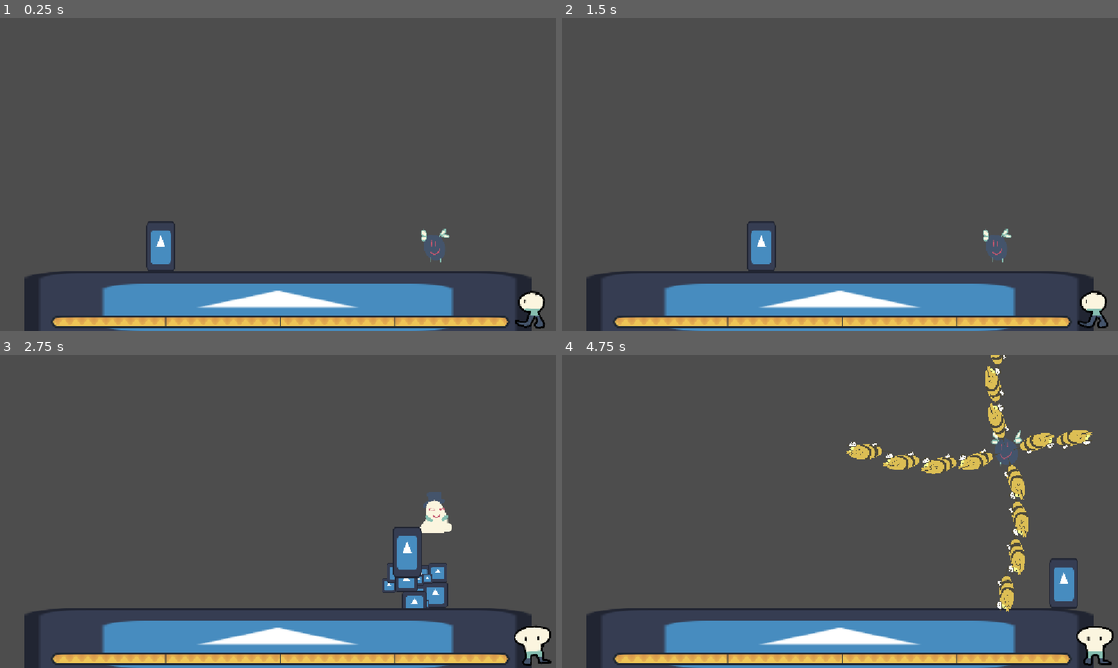
Above: before the commit, frames 1-4 (two rows, left to right).
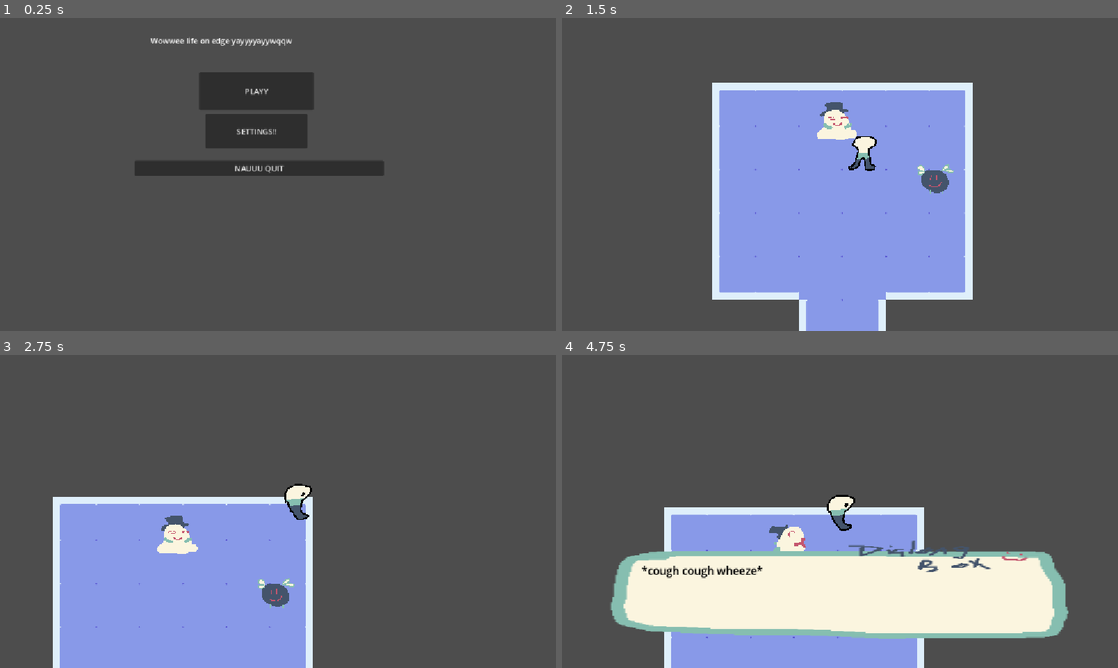
Above: after the commit, the same moments.

Repository: ShockedEmoji/whos-up-grandma
Game: Godot game, scene res://scenes/root.tscn
The game is run twice, just before and just after one commit, with the same random seed, the same clock (stepped at 60 frames per second) and the same inputs. The engine's default icon, where the game draws it, is replaced by a stand-in: a white triangle on a blue panel in a dark square. Sound files missing from this copy of the repository are replaced by a short silence.
Inputs (mouse positions are in pixels of both pictures, inside the frame that each line leads up to):
- Up to frame 1 (0.25 s): no input
- Up to frame 2 (1.5 s): click (817, 89) at 0.5 s, where only the run after the commit has a clickable "PLAYY"; hold Right (right) from 1.28 s (still down); hold Up (up) from 1.28 s (still down)
- Up to frame 3 (2.75 s): keep holding Right (right); release Up (up) at 2.03 s; tap Z (confirm) at 2.1 s; tap Up (up) at 2.27, 2.3, 2.57 s
- Up to frame 4 (4.75 s): release Right (right) at 2.78 s; hold Left (left) 2.78-3.53 s; hold Up (up) 2.78-3.53 s; hold Right (right) from 3.53 s (still down); tap Z (confirm) at 3.6 s; tap Up (up) at 3.77, 3.8, 4.07 s; hold Up (up) from 4.28 s (still down)

The runs differ from the first frame. In frame 1, 20% of the frame differs, in the area x 4-98%, y 6-100%; in frame 2, 42%, in the area x 4-99%, y 20-100%; in frame 3, 33%; in frame 4, 40%.

Commit message:
fullscreen button cool

Diff:
--- a/project.godot
+++ b/project.godot
@@ -38,26 +38,22 @@
 
 left={
 "deadzone": 0.2,
-"events": [Object(InputEventKey,"resource_local_to_scene":fa …(140 unchanged characters)… d":false,"keycode":0,"physical_keycode":65,"key_label":0,"unicode":97,"location":0,"echo":false,"script":null)
-, Object(InputEventKey,"resource_local_to_scene":false,"resource_name":"","device":-1,"window_id":0,"alt_pressed":false,"shift_pressed":false,"ctrl_pressed":false,"meta_pressed":false,"pressed":false,"keycode":0,"physical_keycode":4194319,"key_label":0,"unicode":0,"location":0,"echo":false,"script":null)
+"events": [Object(InputEventKey,"resource_local_to_scene":fa …(140 unchanged characters)… d":false,"keycode":0,"physical_keycode":4194319,"key_label":0,"unicode":0,"location":0,"echo":false,"script":null)
 ]
 }
 right={
 "deadzone": 0.2,
 "events": [Object(InputEventKey,"resource_local_to_scene":false,"resource_name":"","device":-1,"window_id":0,"alt_press …(195 unchanged characters)…
-, Object(InputEventKey,"resource_local_to_scene":false,"resource_name":"","device":-1,"window_id":0,"alt_pressed":false,"shift_pressed":false,"ctrl_pressed":false,"meta_pressed":false,"pressed":false,"keycode":0,"physical_keycode":68,"key_label":0,"unicode":100,"location":0,"echo":false,"script":null)
 ]
 }
 up={
 "deadzone": 0.2,
 "events": [Object(InputEventKey,"resource_local_to_scene":false,"resource_name":"","device":-1,"window_id":0,"alt_press …(195 unchanged characters)…
-, Object(InputEventKey,"resource_local_to_scene":false,"resource_name":"","device":-1,"window_id":0,"alt_pressed":false,"shift_pressed":false,"ctrl_pressed":false,"meta_pressed":false,"pressed":false,"keycode":0,"physical_keycode":87,"key_label":0,"unicode":119,"location":0,"echo":false,"script":null)
 ]
 }
 down={
 "deadzone": 0.2,
-"events": [Object(InputEventKey,"resource_local_to_scene":fa …(140 unchanged characters)… d":false,"keycode":0,"physical_keycode":83,"key_label":0,"unicode":115,"location":0,"echo":false,"script":null)
-, Object(InputEventKey,"resource_local_to_scene":false,"resource_name":"","device":-1,"window_id":0,"alt_pressed":false,"shift_pressed":false,"ctrl_pressed":false,"meta_pressed":false,"pressed":false,"keycode":0,"physical_keycode":4194322,"key_label":0,"unicode":0,"location":0,"echo":false,"script":null)
+"events": [Object(InputEventKey,"resource_local_to_scene":fa …(140 unchanged characters)… d":false,"keycode":0,"physical_keycode":4194322,"key_label":0,"unicode":0,"location":0,"echo":false,"script":null)
 ]
 }
 confirm={
--- a/scenes/menu/settings.tscn
+++ b/scenes/menu/settings.tscn
@@ -2,7 +2,6 @@
 
 [ext_resource type="Script" uid="uid://dndihc8v5q8tw" path="res://scripts/settings.gd" id="1_dxr1k"]
 [ext_resource type="Texture2D" uid="uid://dmb3to5i4vf4u" path="res://sprites/icon.svg" id="2_37860"]
-[ext_resource type="Texture2D" uid="uid://ds5vmicvhnpn7" path="res://sprites/stupid/maid.jpg" id="3_37860"]
 
 [sub_resource type="Animation" id="Animation_6wm04"]
 length = 0.001
@@ -120,12 +119,6 @@
 offset_bottom = 165.0
 text = "XXXXXXXXXX"
 
-[node name="Maid" type="Sprite2D" parent="parent" unique_id=1634412811]
-texture_filter = 1
-position = Vector2(582, 470)
-scale = Vector2(0.101938725, 0.021938734)
-texture = ExtResource("3_37860")
-
 [node name="delete" type="VSlider" parent="parent" unique_id=789620055]
 offset_left = 168.0
 offset_top = 125.0
@@ -140,3 +133,10 @@
 rotation = 1.5707964
 scale = Vector2(1.6448678, 1.2763165)
 text = "Bumpscosity"
+
+[node name="fullscreen" type="Button" parent="parent" unique_id=1645912887]
+offset_left = 554.0
+offset_top = 293.0
+offset_right = 793.0
+offset_bottom = 343.0
+text = "Toggle fullscreen"
--- a/scenes/top_down/tutorial.tscn
+++ b/scenes/top_down/tutorial.tscn
@@ -7,8 +7,8 @@
 [ext_resource type="PackedScene" uid="uid://dq0yltl1yj71i" path="res://scenes/top_down/area_transition.tscn" id="4_5kmvl"]
 [ext_resource type="PackedScene" uid="uid://u5ukks8as8hi" path="res://scenes/top_down/npc.tscn" id="5_3dnpt"]
 [ext_resource type="Script" uid="uid://cdvj0fsevbrjt" path="res://scripts/area2D_scripts/bee.gd" id="6_yf7se"]
-[ext_resource type="Texture2D" uid="uid://dmb3to5i4vf4u" path="res://sprites/icon.svg" id="7_rujjn"]
 [ext_resource type="Script" uid="uid://065iub8ikrms" path="res://scripts/camera_2d.gd" id="8_2rfvf"]
+[ext_resource type="Texture2D" uid="uid://bpiym8ntyf1ts" path="res://sprites/beebee.png" id="8_7hhwr"]
 [ext_resource type="PackedScene" uid="uid://xfbcm44i0sxi" path="res://scenes/top_down/text_system.tscn" id="9_gddja"]
 [ext_resource type="Texture2D" uid="uid://47hl2a21ljrr" path="res://sprites/tutorial_props/daisies.png" id="11_5stby"]
 [ext_resource type="Texture2D" uid="uid://c42rwld1gwa2t" path="res://sprites/tutorial_props/daisies_2.png" id="12_17ryx"]
@@ -224,8 +224,10 @@
 
 [node name="bee_sprite" type="Sprite2D" parent="everything else" unique_id=1756287398]
 position = Vector2(5398, -1794)
-scale = Vector2(0.070312396, 0.07812561)
-texture = ExtResource("7_rujjn")
+scale = Vector2(0.037974045, 0.042193778)
+texture = ExtResource("8_7hhwr")
+hframes = 4
+vframes = 3
 
 [node name="AnimationPlayer" type="AnimationPlayer" parent="everything else/bee_sprite" unique_id=1213697382]
 libraries/ = SubResource("AnimationLibrary_km1gf")
--- a/scripts/root.gd
+++ b/scripts/root.gd
@@ -40,8 +40,8 @@
 	# Make sure that no config things have null value
 	_config_load_stuff()
 
-	# _change_scene("menu/main_menu")
-	_change_scene("platformer/mafia_bossfight")
+	_change_scene("menu/main_menu")
+	# _change_scene("platformer/mafia_bossfight")
 
 	_fix_music_volume()
 
--- a/scripts/settings.gd
+++ b/scripts/settings.gd
@@ -3,6 +3,8 @@
 @onready var master_slider = $parent/master_slider
 @onready var music_slider = $parent/music_slider
 @onready var sound_slider = $parent/sound_slider
+
+@onready var fullscreen: Button = $parent/fullscreen
 
 @onready var leave = $parent/leave
 @onready var animation_player = $parent/AnimationPlayer
@@ -24,6 +26,14 @@
 
 	leave.pressed.connect(_close)
 
+	fullscreen.pressed.connect(_toggle_fullscreen)
+
+func _toggle_fullscreen():
+	if DisplayServer.window_get_mode() != DisplayServer.WINDOW_MODE_EXCLUSIVE_FULLSCREEN:
+		DisplayServer.window_set_mode(DisplayServer.WINDOW_MODE_EXCLUSIVE_FULLSCREEN)
+	else:
+		DisplayServer.window_set_mode(DisplayServer.WINDOW_MODE_WINDOWED)
+
 func _edit_volume(_ignore):
 	DATA.master_volume = master_slider.value / 100.0
 	DATA.music_volume = music_slider.value / 100.0
Not shown, changed: misc/game_text.txt
